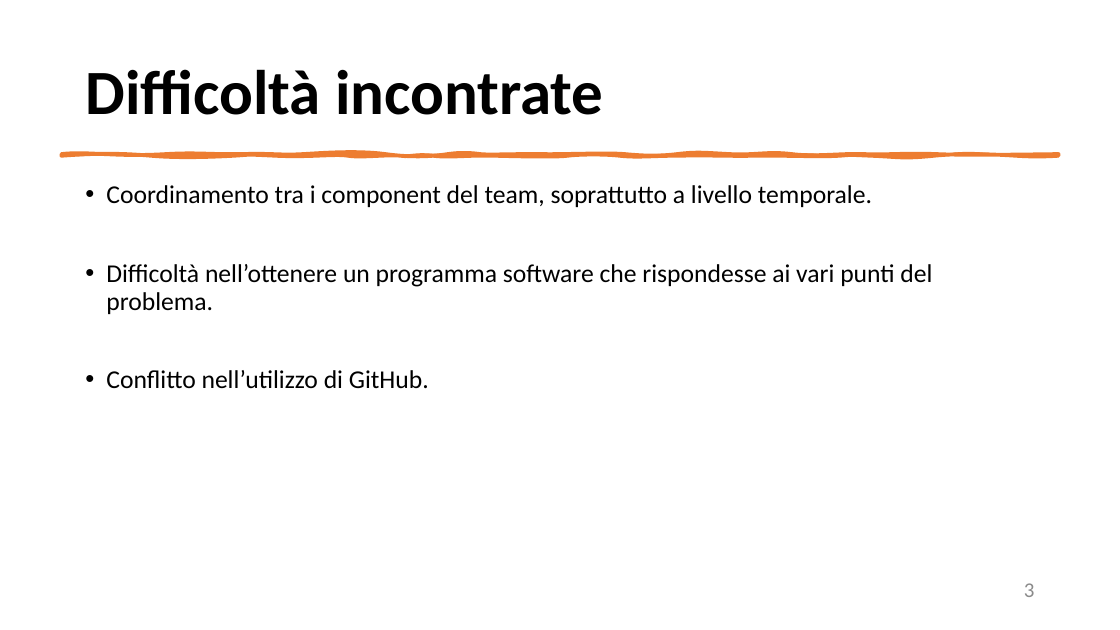
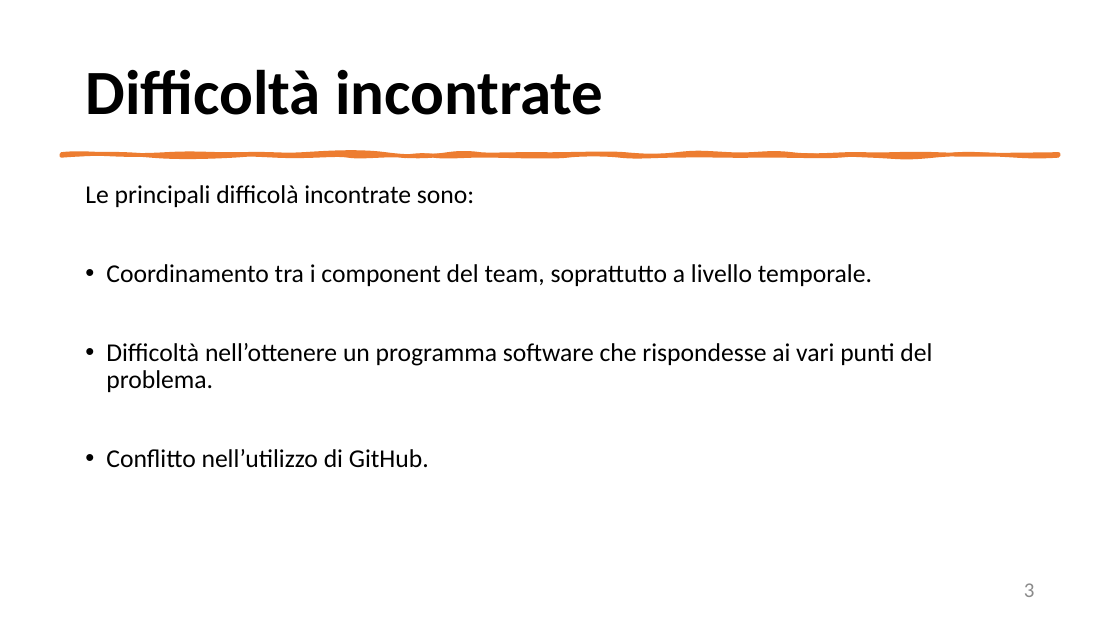
Before and after one commit to mangilimatteo/Progetto_Ingegneria_Software_Cattaneo_Mangili_Saini, a slide deck: slide 3 of Presentazione_Progetto.pptx. Drawn at 1120x630 pixels with LibreOffice and Linux fonts; fonts in the diff are those of the drawing. Boxes give left, top, right and bottom in pixels: in the first picture for what was removed or moved away, otherwise in the second. Text is boxed around its words. In the diff, an @@ line names an element or a change of style, - is before the commit and + after.

```diff
--- a/Presentazione_Progetto.pptx
+++ b/Presentazione_Progetto.pptx
@@ text at [85, 185, 474, 207]: paragraph added @@
+Le principali difficolà incontrate sono:
```
Also in this commit, not shown: 6 other slides changed, 2 slides added, 1 slide removed.
